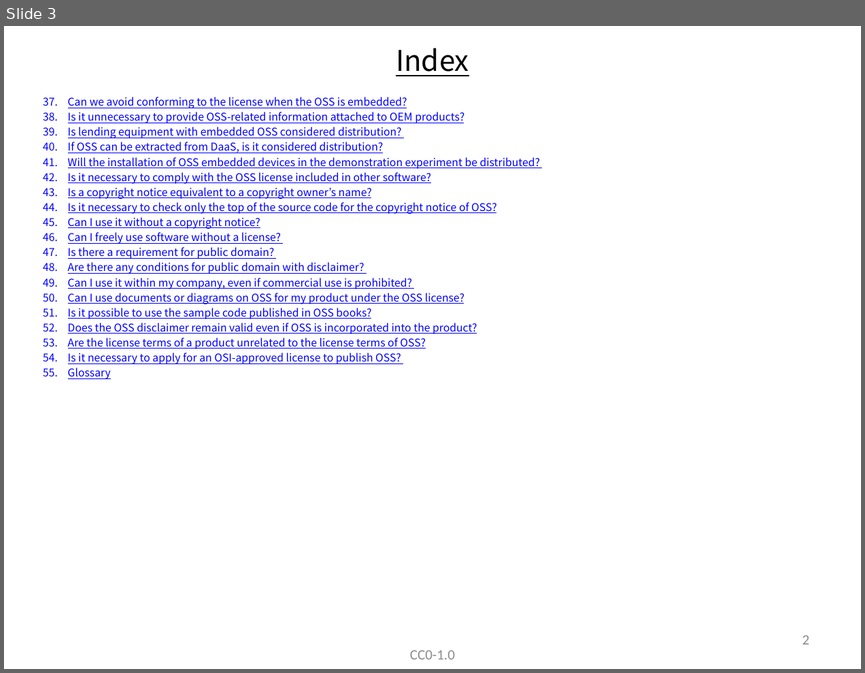
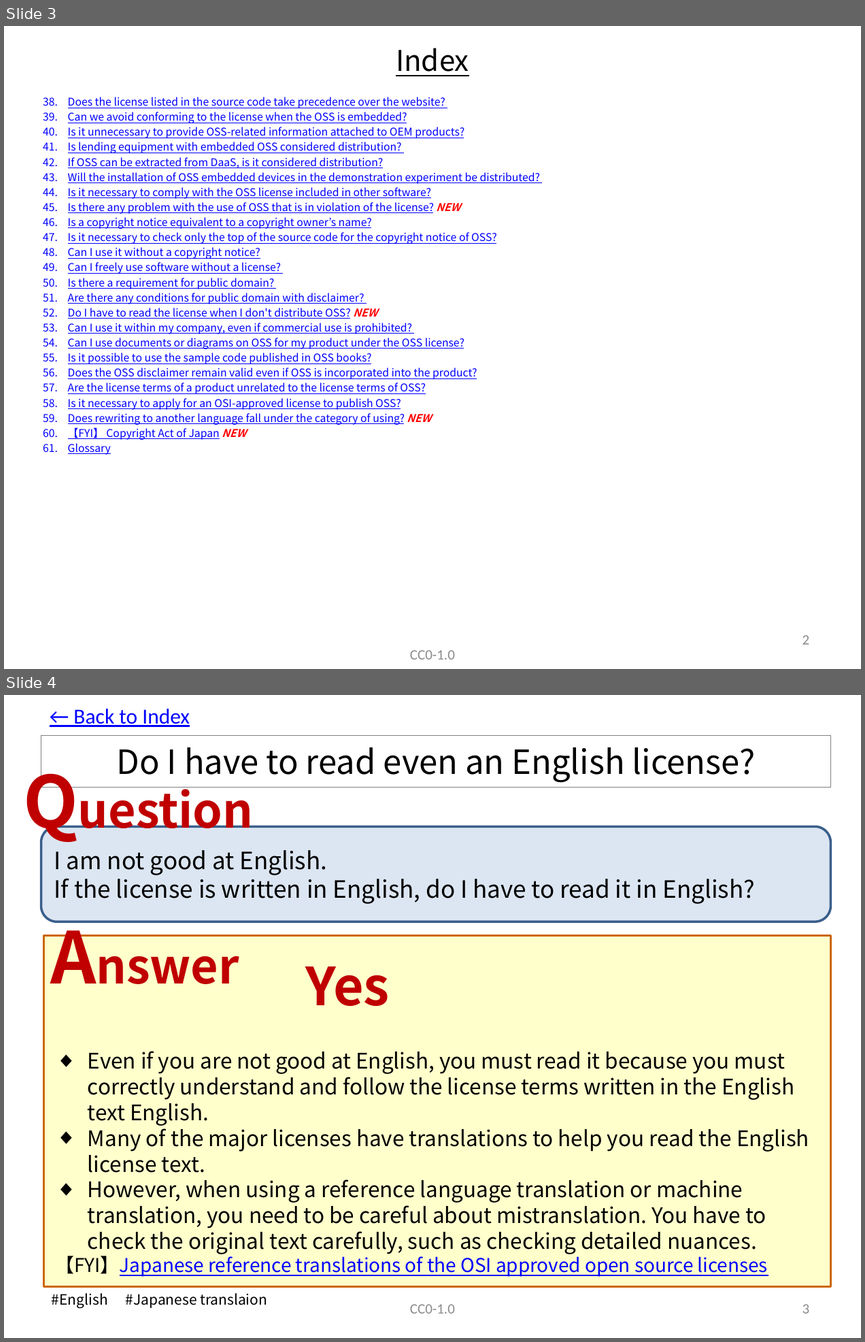
Before and after one commit to OpenChain-Project/OpenChain-JWG, a slide deck: Education_Material/FAQ/Misunderstandings_of_OSS_licenses_CC0.pptx. Shown one above the other, each under a label of ours: slide 3 before the commit, slides 3 and 4 after it. The pictures are 865x673 and 865x1342 pixels, drawn with LibreOffice and Linux fonts; fonts in the diff are those of the drawing. Boxes give left, top, right and bottom in pixels: in the first picture for what was removed or moved away, otherwise in the second. Text is boxed around its words. In the diff, an @@ line names an element or a change of style, - is before the commit and + after.

```diff
--- a/Education_Material/FAQ/Misunderstandings_of_OSS_licenses_CC0.pptx
+++ b/Education_Material/FAQ/Misunderstandings_of_OSS_licenses_CC0.pptx
@@ slide 4 added at [4,695,861,1338], background #FFFFFF @@
@@ text added at [73,709,190,727], 18 pt, text #0000FF, underline @@
+← Back to Index
@@ title added at [41,735,830,787], outline #808080 0.75 pt, 28 pt, text #000000 @@
+Do I have to read even an English license?
@@ text added at [14,752,277,847], 40 pt, text #C00000, bold @@
+Question
@@ rounded rectangle added at [41,826,830,921], fill #DCE6F2, outline #3A5F8C 2 pt, 20 pt, text #000000 @@
+I am not good at English.
+If the license is written in English, do I have to read it in English?
@@ text added at [41,909,267,1004], 40 pt, text #C00000, bold @@
+Answer
@@ rectangle added at [44,936,831,1286], fill #FFFFCC, outline #CC6600 2 pt @@
@@ text added at [306,966,390,1006], 44 pt, text #C00000, bold @@
+Yes
@@ text added at [56,1051,809,1276], 18 pt, text #000000 @@
+◆ Even if you are not good at English, you must read it because you must correctly understand and follow the license terms written in the English text English.
+◆ Many of the major licenses have translations to help you read the English license text.
+◆ However, when using a reference language translation or machine translation, you need to be careful about mistranslation. You have to check the original text carefully, such as checking detailed nuances.
+【FYI】Japanese reference translations of the OSI approved open source licenses
@@ text added at [52,1293,267,1308], 12 pt, text #000000 @@
+#English #Japanese translaion
@@ text added at [410,1304,455,1313], 12 pt, text #8C8C8C @@
+CC0-1.0
@@ page number added at [802,1304,810,1313], 12 pt, text #8C8C8C @@
+3
@@ slide 3 changed as well @@
@@ text at [68,97,445,108]: paragraph added @@
+38. Does the license listed in the source code take precedence over the website?
@@ text at [68,202,460,214]: paragraph added @@
+45. Is there any problem with the use of OSS that is in violation of the license? NEW
@@ text at [68,308,377,318]: paragraph added @@
+52. Do I have to read the license when I don't distribute OSS? NEW
@@ text at [68,413,431,439]: paragraphs added @@
+59. Does rewriting to another language fall under the category of using? NEW
+60. 【FYI】 Copyright Act of Japan NEW
```
Also in this commit, not shown: 56 other slides changed, 5 other slides added.
